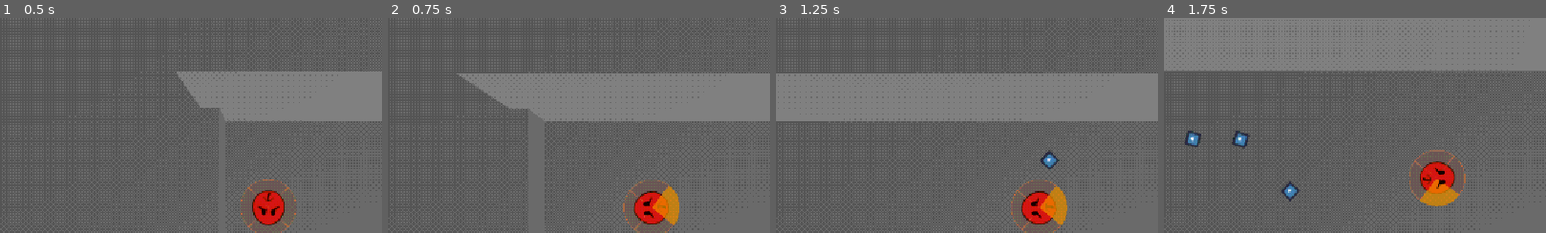
Above: before the commit, frames 1-4 (left to right).
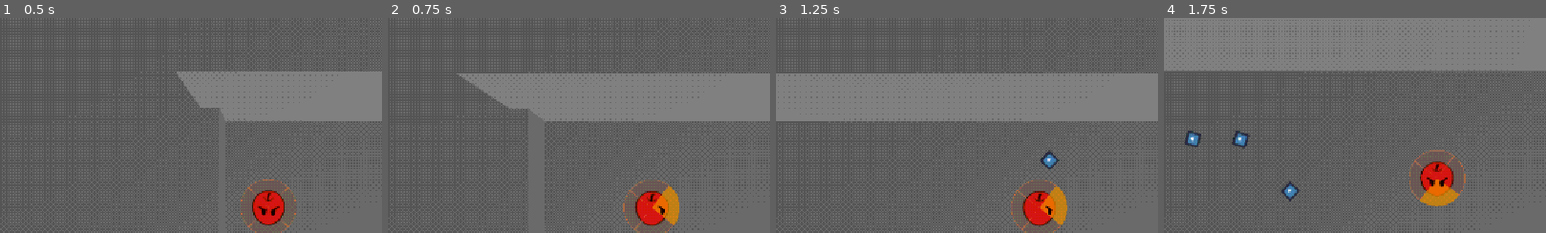
Above: after the commit, the same moments.

Repository: CasualShrub/arrow-head
Game: Godot game, scene res://scenes/levels/encounter.tscn
Same seed, same stepped clock (60 frames per second), same inputs: the game is played once before the commit and once after it. The engine's default icon, where the game draws it, is replaced by a stand-in: a white triangle on a blue panel in a dark square.
Inputs (mouse positions are % of the whole screen's width and height, from its top left):
- Up to frame 1 (0.5 s): no input
- Up to frame 2 (0.75 s): tap Enter at 0.5 s; move the mouse to (72, 45) at 0.52 s; hold D (move_right) from 0.53 s (still down); hold Space (fire) from 0.53 s (still down); click (72, 45) at 0.67 s
- Up to frame 3 (1.25 s): keep holding D (move_right); keep holding Space (fire)
- Up to frame 4 (1.75 s): move the mouse to (30, 55) at 1.27 s; release D (move_right) at 1.28 s; release Space (fire) at 1.28 s; hold S (move_down) from 1.28 s (still down); tap R at 1.35 s; click (30, 55) at 1.42 s
The pictures show only the part of the screen within x 15-65%, y 6-56%; the shares and areas given below are measured in that part.

Frame 1 is identical in both runs. In frame 2, 0.4% of the frame differs, in the area x 64-73%, y 80-97%; in frame 3, 0.4%; in frame 4, 0.4%, in the area x 67-77%, y 67-83%.

Commit message:
Implement direction eyes

Diff:
--- a/scenes/player.tscn
+++ b/scenes/player.tscn
@@ -10,6 +10,14 @@
 [ext_resource type="Texture2D" uid="uid://cp4cnsely21gy" path="res://art/player/eye_normal.png" id="8_eyes"]
 [ext_resource type="Texture2D" uid="uid://ddhrf02nv342f" path="res://art/player/eyes_lowHP.png" id="9_lowhp"]
 [ext_resource type="Texture2D" uid="uid://bxkglylm44xg" path="res://art/player/eyes_hit.png" id="10_hit"]
+[ext_resource type="Texture2D" uid="uid://cwvf53mf4chcj" path="res://art/player/eye_east.png" id="11_east"]
+[ext_resource type="Texture2D" uid="uid://iw3ubmrd3ywx" path="res://art/player/eye_southeast.png" id="12_se"]
+[ext_resource type="Texture2D" uid="uid://dtoqo6xcscqcc" path="res://art/player/eye_southwest.png" id="13_sw"]
+[ext_resource type="Texture2D" uid="uid://cehnqasaukn37" path="res://art/player/eye_west.png" id="14_west"]
+[ext_resource type="Texture2D" uid="uid://ws58vqk400cp" path="res://art/player/hit_eye_east.png" id="15_he"]
+[ext_resource type="Texture2D" uid="uid://cnf6grqoducon" path="res://art/player/hit_eye_southeast.png" id="16_hse"]
+[ext_resource type="Texture2D" uid="uid://c080ywtpel8kh" path="res://art/player/hit_eye_southwest.png" id="17_hsw"]
+[ext_resource type="Texture2D" uid="uid://gvq1q1dey2q0" path="res://art/player/hit_eye_west.png" id="18_hw"]
 
 [sub_resource type="SphereShape3D" id="SphereShape3D_tuyoq"]
 radius = 0.4
@@ -40,8 +48,16 @@
 sector_centered = true
 sector_radius = 0.5
 eyes_normal = ExtResource("8_eyes")
+eyes_east = ExtResource("11_east")
+eyes_southeast = ExtResource("12_se")
+eyes_southwest = ExtResource("13_sw")
+eyes_west = ExtResource("14_west")
 eyes_lowhp = ExtResource("9_lowhp")
 eyes_hit = ExtResource("10_hit")
+eyes_hit_east = ExtResource("15_he")
+eyes_hit_southeast = ExtResource("16_hse")
+eyes_hit_southwest = ExtResource("17_hsw")
+eyes_hit_west = ExtResource("18_hw")
 
 [node name="Collider" type="CollisionShape3D" parent="." unique_id=1401584448]
 unique_name_in_owner = true
--- a/scripts/player.gd
+++ b/scripts/player.gd
@@ -54,8 +54,16 @@
 
 @export_group("eyes")
 @export var eyes_normal: Texture2D
+@export var eyes_east: Texture2D
+@export var eyes_southeast: Texture2D
+@export var eyes_southwest: Texture2D
+@export var eyes_west: Texture2D
 @export var eyes_lowhp: Texture2D
 @export var eyes_hit: Texture2D
+@export var eyes_hit_east: Texture2D
+@export var eyes_hit_southeast: Texture2D
+@export var eyes_hit_southwest: Texture2D
+@export var eyes_hit_west: Texture2D
 @export var eyes_hit_time := 0.36
 @export_group("sectors")
 # sector index -> the Arrow.Kind correctly caught there (size should match sector_count)
@@ -82,6 +90,7 @@
 var _dead := false
 var _shoot_ready := true
 var _eyes_hit_showing := false
+var _move_dir := Vector2.ZERO   # last movement direction, for the directional eyes
 var _burn_time := 0.0
 var _freeze_time := 0.0
 var _burn_drift := Vector3.ZERO
@@ -90,6 +99,9 @@
 
 @onready var _eyes: Sprite3D = %Eyes
 @onready var _arrows: Node3D = %Arrows
+
+var _sprite_basis: Basis
+var _eyes_basis: Basis
 
 func _update_collider(c: CollisionShape3D, r: float) -> void:
 	if not c: return
@@ -107,16 +119,63 @@
 			n += 1
 	return n
 
+enum EyeDir { HIDDEN = -1, EAST, SOUTHEAST, SOUTH, SOUTHWEST, WEST }
+
+func _dir_bucket(dir: Vector2) -> EyeDir:
+	if dir == Vector2.ZERO:
+		return EyeDir.SOUTH
+	var deg := rad_to_deg(atan2(dir.y, dir.x))
+	if deg <= -22.5 and deg >= -157.5:
+		return EyeDir.HIDDEN
+	if deg <= 22.5:
+		return EyeDir.EAST
+	if deg <= 67.5:
+		return EyeDir.SOUTHEAST
+	if deg <= 112.5:
+		return EyeDir.SOUTH
+	if deg <= 157.5:
+		return EyeDir.SOUTHWEST
+	return EyeDir.WEST        # |deg| > 157.5
+
+func _normal_eye(bucket: EyeDir) -> Texture2D:
+	match bucket:
+		EyeDir.EAST: return eyes_east
+		EyeDir.SOUTHEAST: return eyes_southeast
+		EyeDir.SOUTH: return eyes_normal
+		EyeDir.SOUTHWEST: return eyes_southwest
+		EyeDir.WEST: return eyes_west
+	return null   # HIDDEN
+
+func _hit_eye(bucket: EyeDir) -> Texture2D:
+	match bucket:
+		EyeDir.EAST: return eyes_hit_east
+		EyeDir.SOUTHEAST: return eyes_hit_southeast
+		EyeDir.SOUTH: return eyes_hit
+		EyeDir.SOUTHWEST: return eyes_hit_southwest
+		EyeDir.WEST: return eyes_hit_west
+	return null   # HIDDEN
+
+func _apply_eye(tex: Texture2D) -> void:
+	if tex == null:
+		_eyes.visible = false
+	else:
+		_eyes.visible = true
+		_eyes.texture = tex
+
 func _update_eyes() -> void:
 	if not _eyes or _eyes_hit_showing:
 		return
-	_eyes.texture = eyes_lowhp if embedded_count() >= 3 else eyes_normal
+	if embedded_count() >= 3:
+		_eyes.texture = eyes_lowhp
+		_eyes.visible = true
+		return
+	_apply_eye(_normal_eye(_dir_bucket(_move_dir)))
 
 func _flash_eyes_hit() -> void:
 	if not _eyes:
 		return
 	_eyes_hit_showing = true
-	_eyes.texture = eyes_hit
+	_apply_eye(_hit_eye(_dir_bucket(_move_dir)))
 	await get_tree().create_timer(eyes_hit_time).timeout
 	_eyes_hit_showing = false
 	_update_eyes()
@@ -188,6 +247,8 @@
 	var mouse_pos := get_mouse_world_position()
 	var look_target := Vector3(mouse_pos.x, global_position.y, mouse_pos.z)
 	look_at(look_target)
+	_sprite.global_basis = _sprite_basis
+	_eyes.global_basis = _eyes_basis
 
 func move(dir: Vector2, _dt: float) -> void:
 	var v = dir * speed
@@ -200,6 +261,9 @@
 	else:
 		selected = sectors.get_sector_from_movement(dir)
 	sectors.highlight_sector(selected)
+	if dir != _move_dir:
+		_move_dir = dir
+		_update_eyes()
 	move_and_slide()
 
 func _unhandled_input(event: InputEvent) -> void:
@@ -313,5 +377,7 @@
 
 func _ready() -> void:
 	_update_collider(_collider, hurt_radius)
+	_sprite_basis = _sprite.transform.basis
+	_eyes_basis = _eyes.transform.basis
 	if not Engine.is_editor_hint():
 		_update_eyes()
